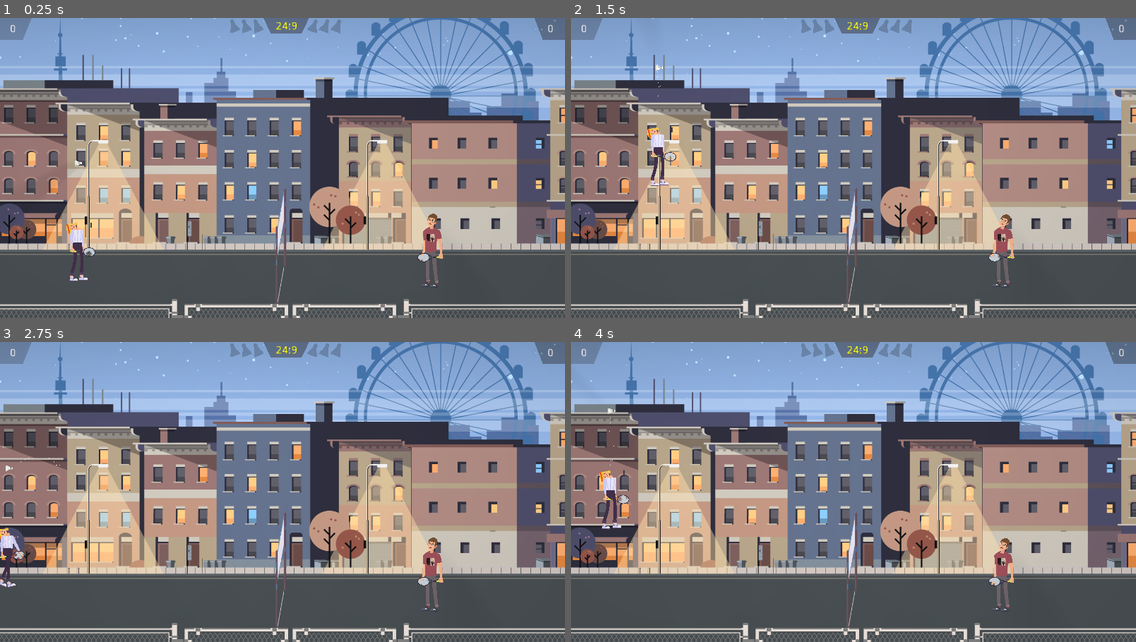
Above: before the commit, frames 1-4 (two rows, left to right).
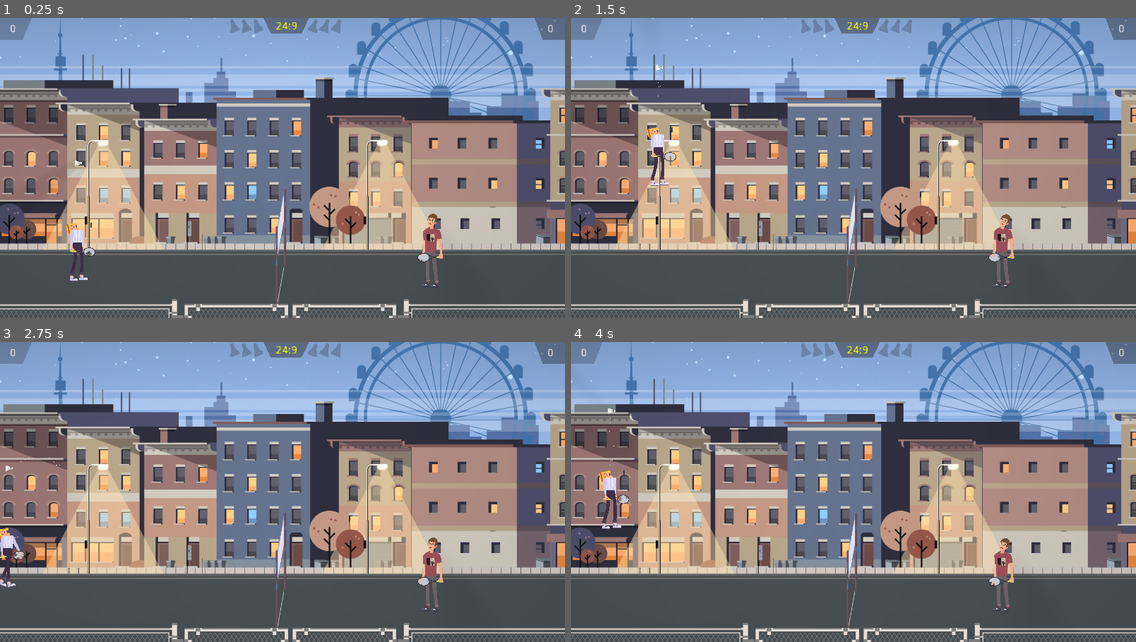
Above: after the commit, the same moments.

Repository: h00g3/midnightbadminton
Game: Godot game, scene res://scenes/MainLevel.tscn
Same seed, same stepped clock (60 frames per second), same inputs: the game is played once before the commit and once after it.
Inputs:
- Up to frame 1 (0.25 s): no input
- Up to frame 2 (1.5 s): tap Enter at 0.5 s; hold D (2_right) from 0.53 s (still down); tap W (2_up) at 0.6, 0.77, 1.07, 1.35 s
- Up to frame 3 (2.75 s): tap W (2_up) at 1.52, 1.82, 2.1 s; release D (2_right) at 2.03 s; hold A (2_left) from 2.03 s (still down)
- Up to frame 4 (4 s): release A (2_left) at 2.78 s; hold D (2_right) from 2.78 s (still down); tap W (2_up) at 2.85, 3.02, 3.32, 3.6, 3.77 s

The runs differ from the first frame. In frame 1, less than 0.1% of the frame differs, in the area x 17-69%, y 40-43%; in frame 2, less than 0.1%; in frame 3, less than 0.1%; in frame 4, less than 0.1%.

Commit message:
Added basic sound effects for players

Diff:
--- a/scenes/MainLevel.tscn
+++ b/scenes/MainLevel.tscn
@@ -16,9 +16,11 @@
 [ext_resource path="res://Sprites/LEVEL1/netz.png" type="Texture" id=14]
 [ext_resource path="res://Sprites/lighttest1.png" type="Texture" id=15]
 [ext_resource path="res://Sprites/LEVEL1/licht.png" type="Texture" id=16]
+[ext_resource path="res://Audio/Midnight_Badminton_sounds_F.wav" type="AudioStream" id=17]
 [ext_resource path="res://Sprites/lights_v2_blobs.png" type="Texture" id=18]
 [ext_resource path="res://scenes/Kenny.tscn" type="PackedScene" id=19]
 [ext_resource path="res://scenes/SatzSprite.tscn" type="PackedScene" id=20]
+[ext_resource path="res://Audio/Midnight_Badminton_sounds_K.wav" type="AudioStream" id=21]
 
 [sub_resource type="CapsuleShape2D" id=1]
 radius = 23.7809
@@ -96,6 +98,10 @@
 "_edit_use_anchors_": false
 }
 
+[node name="AudioStreamPlayer2D" type="AudioStreamPlayer2D" parent="PlayerF"]
+stream = ExtResource( 17 )
+attenuation = 0.07966
+
 [node name="PlayerK" type="KinematicBody2D" parent="."]
 script = ExtResource( 2 )
 
@@ -118,6 +124,10 @@
 [node name="LightOccluder2D" type="LightOccluder2D" parent="PlayerK"]
 position = Vector2( -405.312, 0 )
 occluder = SubResource( 5 )
+
+[node name="AudioStreamPlayer2D" type="AudioStreamPlayer2D" parent="PlayerK"]
+stream = ExtResource( 21 )
+attenuation = 0.07966
 
 [node name="Netz" type="StaticBody2D" parent="."]
 
@@ -315,7 +325,6 @@
 texture = ExtResource( 14 )
 
 [node name="SpriteLight" type="Sprite" parent="Background"]
-visible = false
 z_index = 6
 texture = ExtResource( 18 )
 [connection signal="body_entered" from="PlayerF/Area2D" to="PlayerF" method="_on_Area2D_body_entered"]
--- a/src/PlayerBody.gd
+++ b/src/PlayerBody.gd
@@ -5,14 +5,19 @@
 onready var racket = load("res://src/Racket.gd").new()
 
 onready var state_machine = $Node2D/AnimationTree.get("parameters/playback")
+onready var player_sounds = $AudioStreamPlayer2D
+
+var audio_attacks = Vector2(1,4)
+var audio_yays = Vector2(5,9)
+var audio_ojes = Vector2(10,14)
+var audio_schlaege = Vector2(1,6)
+
+onready var randomi = 0
 
 # Vektor für Bewegung, Sprungkraft und Gravity
 var vel = Vector2() setget ,get_velocity
 
 var side setget set_side, get_side
-
-#func state_machine() :
-#	return $Node2D/AnimationTree.get("parameters/playback")
 
 func set_side(_side):
 	side = _side
@@ -20,8 +25,21 @@
 func get_side():
 	return side
 
+func make_random_nr(von, bis) :
+	var rng = RandomNumberGenerator.new()
+	rng.randomize()
+	randomi = rng.randi_range(von, bis)
+	return randomi
+
+func PlayAudio(start_tc, length) :
+	if player_sounds.playing == false :
+		player_sounds.play(start_tc)
+		yield(get_tree().create_timer(length), "timeout")
+		player_sounds.stop()
+
 func Jump():
 	state_machine.travel("Jump")
+	PlayAudio(make_random_nr(audio_attacks.x, audio_attacks.y),0.5)
 
 func Walk():
 	if state_machine.get_current_node() != ("Walking"):
@@ -29,12 +47,15 @@
 
 func Schlag():
 	state_machine.travel("Schlag")
+	PlayAudio(make_random_nr(audio_schlaege.x, audio_schlaege.y),1)
 
 func Cheer():
 	state_machine.travel("Winning")
+	PlayAudio(make_random_nr(audio_yays.x, audio_yays.y),1)
 
 func Sad():
 	state_machine.travel("Lose")
+	PlayAudio(make_random_nr(audio_ojes.x, audio_ojes.y),1)
 
 func _on_Area2D_body_entered(body):
 	if isShuttle(body):
--- a/src/Racket.gd
+++ b/src/Racket.gd
@@ -6,7 +6,7 @@
 
 var minimum_y_impulse = -20000
 var average_y_impulse = -50000
-var smash_y_impulse = 2000
+var smash_y_impulse = -20000
 
 func hit_shuttle(shuttle, player):
 	var impulse = calculate_impulse(shuttle, player)
Not shown: 1 places in scenes/MainLevel.tscn that only renumber resources
Not shown, added: Audio/Midnight_Badminton_sounds_F.wav
Not shown, added: Audio/Midnight_Badminton_sounds_K.wav
Not shown, added: Audio/Midnight_Badminton_sounds_SHUTTLE.wav
